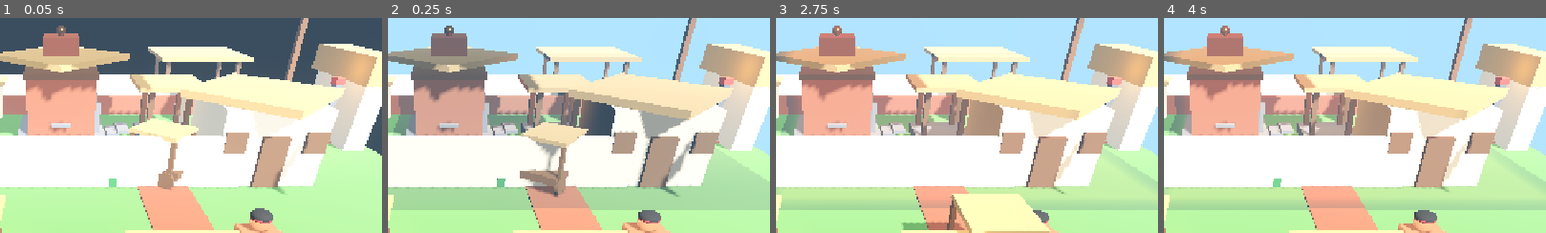
Above: before the commit, frames 1-4 (left to right).
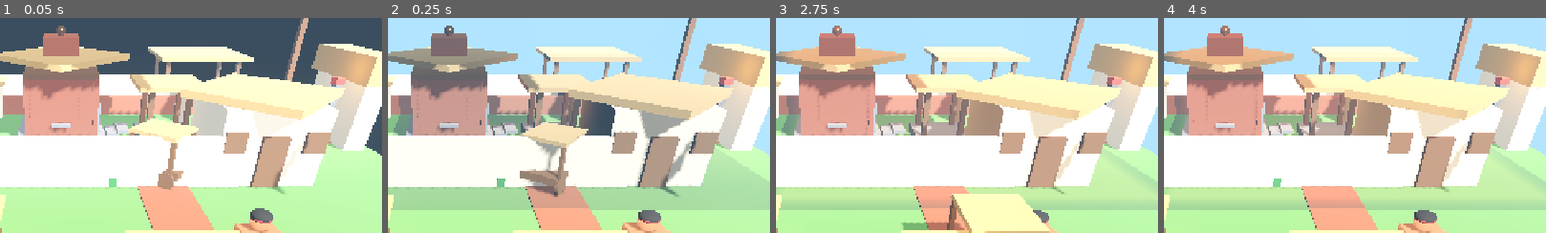
Above: after the commit, the same moments.

Repository: neerajaj96/kalari-game
Game: Godot game, scene res://scenes/village.tscn
Two runs of this game, one before a commit and one after it. Both use one fixed random seed, a clock stepped at 60 frames per second and the inputs below. This scene is started directly instead of the project's main scene.
Inputs (mouse positions are % of the whole screen's width and height, from its top left):
- Up to frame 1 (0.05 s): no input
- Up to frame 2 (0.25 s): no input
- Up to frame 3 (2.75 s): move the mouse to (72, 45) at 0.52 s; hold Right (ui_right) 0.53-1.25 s; click (72, 45) at 0.67 s; drag from (30, 55) to (45, 70) at 1.27 s; move the mouse to (60, 28) at 2.02 s; hold Right (ui_right) from 2.03 s (still down)
- Up to frame 4 (4 s): release Right (ui_right) at 2.75 s; drag from (45, 70) to (20, 35) at 2.77 s; move the mouse to (80, 65) at 3.52 s; hold Left (ui_left) from 3.53 s (still down)
The pictures show only the part of the screen within x 42-92%, y 0-50%; the shares and areas given below are measured in that part.

The runs differ from the first frame. In frame 1, 0.5% of the frame differs, in the area x 2-26%, y 28-55%; in frame 2, 0.5%; in frame 3, 0.6%; in frame 4, 0.6%.

Commit message:
Srikovil max detail: pilasters/bands/panels/door set, forked laterite + wetness, lore tab, 8x gate, versionCode 27 / 0.21.0-srikovil

Diff:
--- a/data/user_texts.json
+++ b/data/user_texts.json
@@ -1,4 +1,14 @@
 {
   "how": "Paste Kularnava / Tantrasamuchaya excerpts here as tab objects. Ancient Sanskrit verses are public domain and go verbatim; modern commentary gets summarized only. Tabs merge after meru_tabs in-game automatically.",
-  "tabs": []
+  "tabs": [
+    {
+      "id": "user_srikovil",
+      "name_en": "Sreekovil: the womb-house",
+      "name_ml": "ശ്രീകോവിൽ",
+      "what": "Kerala square sanctum (caturasra plan): laterite walls on a stone adhishthana plinth, timber band course, copper crown above. The deity's womb-house faces east.",
+      "how_in_game": "Raise its walls, roof and kalasha in the temple plot phases; ring the bell at the sanctum door; guard its lamps through the storm-repair phase.",
+      "philosophy": "The outermost gate leads stepwise inward; the center is small, dark and still.",
+      "sources": ["Kerala sreekovil convention"]
+    }
+  ]
 }
--- /dev/null
+++ b/materials/laterite_srikovil.tres
@@ -0,0 +1,5 @@
+[gd_resource type="StandardMaterial3D" format=3]
+
+[resource]
+albedo_color = Color(0.48, 0.22, 0.13, 1)
+roughness = 0.8
--- a/scenes/village.tscn
+++ b/scenes/village.tscn
@@ -21,6 +21,8 @@
 [ext_resource type="PackedScene" path="res://scenes/cart.tscn" id="20"]
 [ext_resource type="PackedScene" path="res://scenes/boat.tscn" id="21"]
 [ext_resource type="Script" path="res://scripts/lamp_flicker.gd" id="22"]
+[ext_resource type="Material" path="res://materials/laterite_srikovil.tres" id="23"]
+[ext_resource type="Material" path="res://materials/shrine_yellow.tres" id="24"]
 
 [sub_resource type="Environment" id="env"]
 background_mode = 1
@@ -103,7 +105,7 @@
 position = Vector3(0, 0.3, 0)
 
 [node name="Srikovil" type="CSGBox3D" parent="TempleComplex"]
-material = ExtResource("8")
+material = ExtResource("23")
 use_collision = true
 size = Vector3(3.2, 2.6, 3.2)
 position = Vector3(0, 1.9, 0)
@@ -163,6 +165,78 @@
 use_collision = true
 size = Vector3(0.2, 0.3, 0.2)
 position = Vector3(0.9, 1.6, 0)
+
+[node name="SrikovilPilasterNE" type="CSGBox3D" parent="TempleComplex"]
+material = ExtResource("23")
+use_collision = true
+size = Vector3(0.25, 2.6, 0.25)
+position = Vector3(1.6, 1.9, -1.6)
+
+[node name="SrikovilPilasterSE" type="CSGBox3D" parent="TempleComplex"]
+material = ExtResource("23")
+use_collision = true
+size = Vector3(0.25, 2.6, 0.25)
+position = Vector3(1.6, 1.9, 1.6)
+
+[node name="SrikovilPilasterNW" type="CSGBox3D" parent="TempleComplex"]
+material = ExtResource("23")
+use_collision = true
+size = Vector3(0.25, 2.6, 0.25)
+position = Vector3(-1.6, 1.9, -1.6)
+
+[node name="SrikovilPilasterSW" type="CSGBox3D" parent="TempleComplex"]
+material = ExtResource("23")
+use_collision = true
+size = Vector3(0.25, 2.6, 0.25)
+position = Vector3(-1.6, 1.9, 1.6)
+
+[node name="SrikovilBandLow" type="CSGBox3D" parent="TempleComplex"]
+material = ExtResource("23")
+use_collision = true
+size = Vector3(3.3, 0.12, 3.3)
+position = Vector3(0, 1.2, 0)
+
+[node name="SrikovilBandHigh" type="CSGBox3D" parent="TempleComplex"]
+material = ExtResource("23")
+use_collision = true
+size = Vector3(3.3, 0.12, 3.3)
+position = Vector3(0, 2.6, 0)
+
+[node name="SrikovilPanelN" type="CSGBox3D" parent="TempleComplex"]
+material = ExtResource("23")
+use_collision = true
+size = Vector3(1.6, 1.2, 0.08)
+position = Vector3(0, 1.9, -1.68)
+
+[node name="SrikovilPanelS" type="CSGBox3D" parent="TempleComplex"]
+material = ExtResource("23")
+use_collision = true
+size = Vector3(1.6, 1.2, 0.08)
+position = Vector3(0, 1.9, 1.68)
+
+[node name="DoorJambL" type="CSGBox3D" parent="TempleComplex"]
+material = ExtResource("9")
+use_collision = true
+size = Vector3(0.18, 2.0, 0.18)
+position = Vector3(1.66, 1.5, -0.62)
+
+[node name="DoorJambR" type="CSGBox3D" parent="TempleComplex"]
+material = ExtResource("9")
+use_collision = true
+size = Vector3(0.18, 2.0, 0.18)
+position = Vector3(1.66, 1.5, 0.62)
+
+[node name="DoorLintel" type="CSGBox3D" parent="TempleComplex"]
+material = ExtResource("9")
+use_collision = true
+size = Vector3(0.2, 0.25, 1.6)
+position = Vector3(1.66, 2.55, 0)
+
+[node name="DoorSeam" type="CSGBox3D" parent="TempleComplex"]
+material = ExtResource("24")
+use_collision = true
+size = Vector3(0.06, 0.08, 1.2)
+position = Vector3(1.7, 2.66, 0)
 
 [node name="SanctumBarrier" type="StaticBody3D" parent="TempleComplex"]
 position = Vector3(2.0, 1.0, 0)
--- a/scripts/lighting_preset.gd
+++ b/scripts/lighting_preset.gd
@@ -150,7 +150,7 @@
 
 func _apply_wetness(w: float) -> void:
 	# Dry day: rough bright earth. Monsoon: dark wet soil, specular sky response.
-	for path in ["res://materials/mud.tres", "res://materials/ground_green.tres", "res://materials/laterite.tres"]:
+	for path in ["res://materials/mud.tres", "res://materials/ground_green.tres", "res://materials/laterite.tres", "res://materials/laterite_srikovil.tres"]:
 		if not _wet_mats.has(path):
 			var m := load(path) as StandardMaterial3D
 			if m == null:
Not shown, changed: export_presets.cfg
Not shown: 1 places in scenes/village.tscn that only renumber resources
Not shown, changed: tools/check.py
